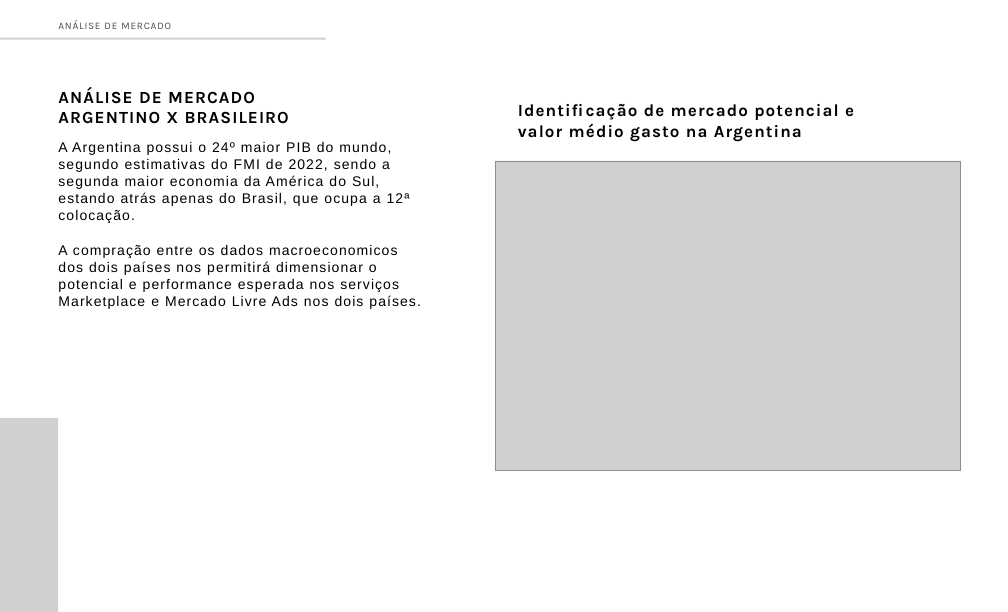
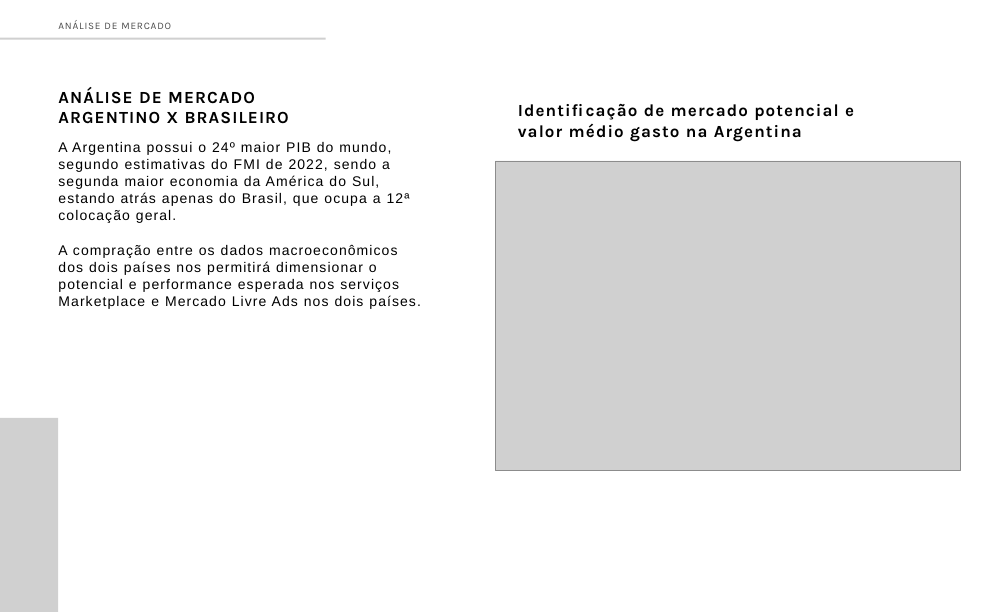
Before and after one commit to AndreBertollo/Desafio-Mercado-Livre, a slide deck: slide 4 of Apresentação/Estudo de Mercado - Aderência Meli Mercado Argentino.pptx. Drawn at 1008x612 pixels with LibreOffice and Linux fonts; fonts in the diff are those of the drawing; grey boxes stand for pictures. Boxes give left, top, right and bottom in pixels: in the first picture for what was removed or moved away, otherwise in the second. Text is boxed around its words. In the diff, an @@ line names an element or a change of style, - is before the commit and + after.

```diff
--- a/Apresentação/Estudo de Mercado - Aderência Meli Mercado Argentino.pptx
+++ b/Apresentação/Estudo de Mercado - Aderência Meli Mercado Argentino.pptx
@@ text at bbox=[58, 142, 420, 309]: text changed @@
-A Argentina possui o 24º maior PIB do mundo, segundo estimativas do FMI de 2022, sendo a segunda maior economia da América do Sul, estando atrás apenas do Brasil, que ocupa a 12ª colocação.
-A compração entre os dados macroeconomicos dos dois países nos permitirá dimensionar o potencial e performance esperada nos serviços Marketplace e Mercado Livre Ads nos dois países.
+A Argentina possui o 24º maior PIB do mundo, segundo estimativas do FMI de 2022, sendo a segunda maior economia da América do Sul, estando atrás apenas do Brasil, que ocupa a 12ª colocação geral.
+A compração entre os dados macroeconômicos dos dois países nos permitirá dimensionar o potencial e performance esperada nos serviços Marketplace e Mercado Livre Ads nos dois países.
```
Also in this commit, not shown: 18 other slides changed, 1 other file.
